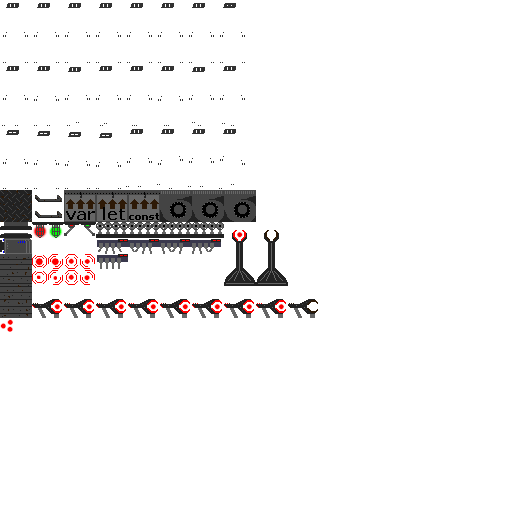
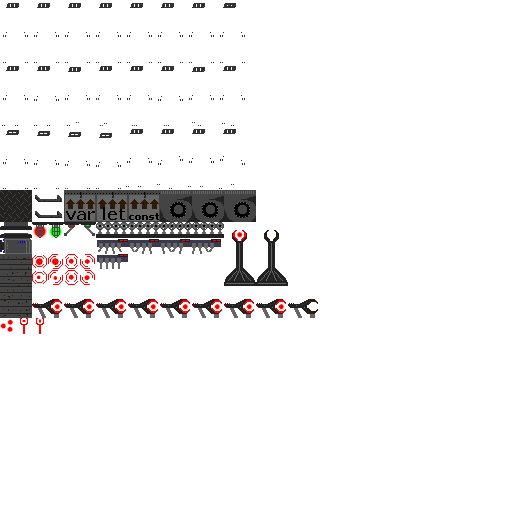
Before/after of a 512x512 layered artwork. What changed in the layer stack:
painted on "Background" over [20, 303, 262, 334]
